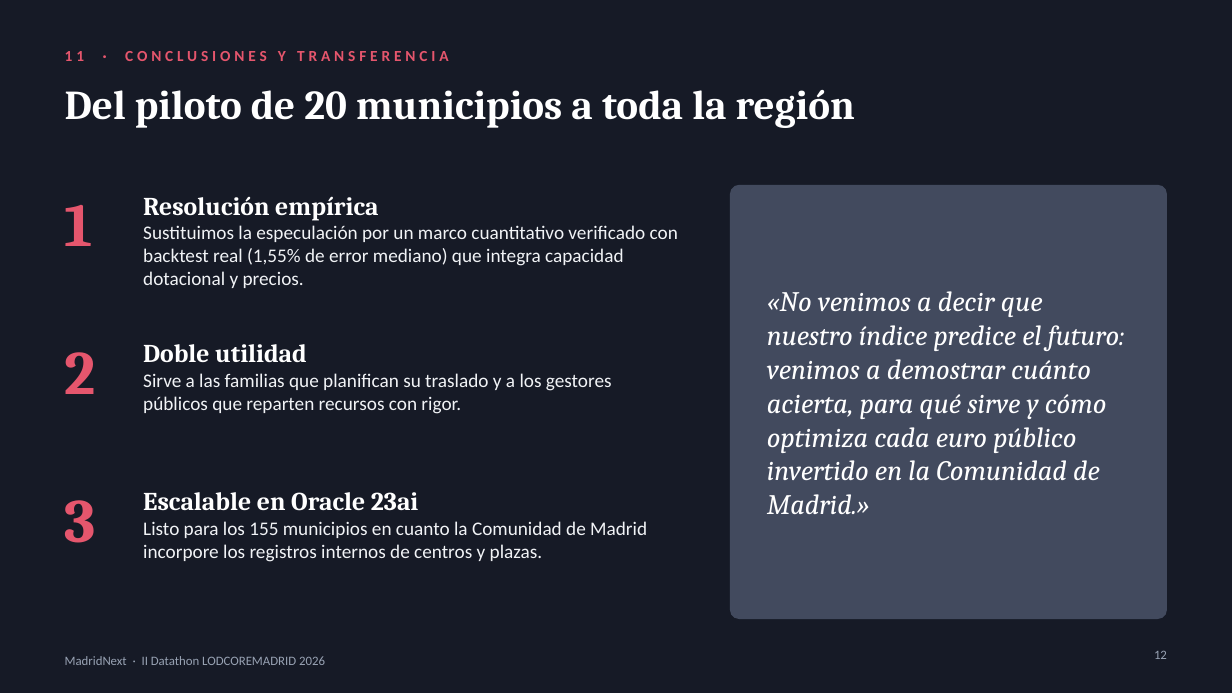
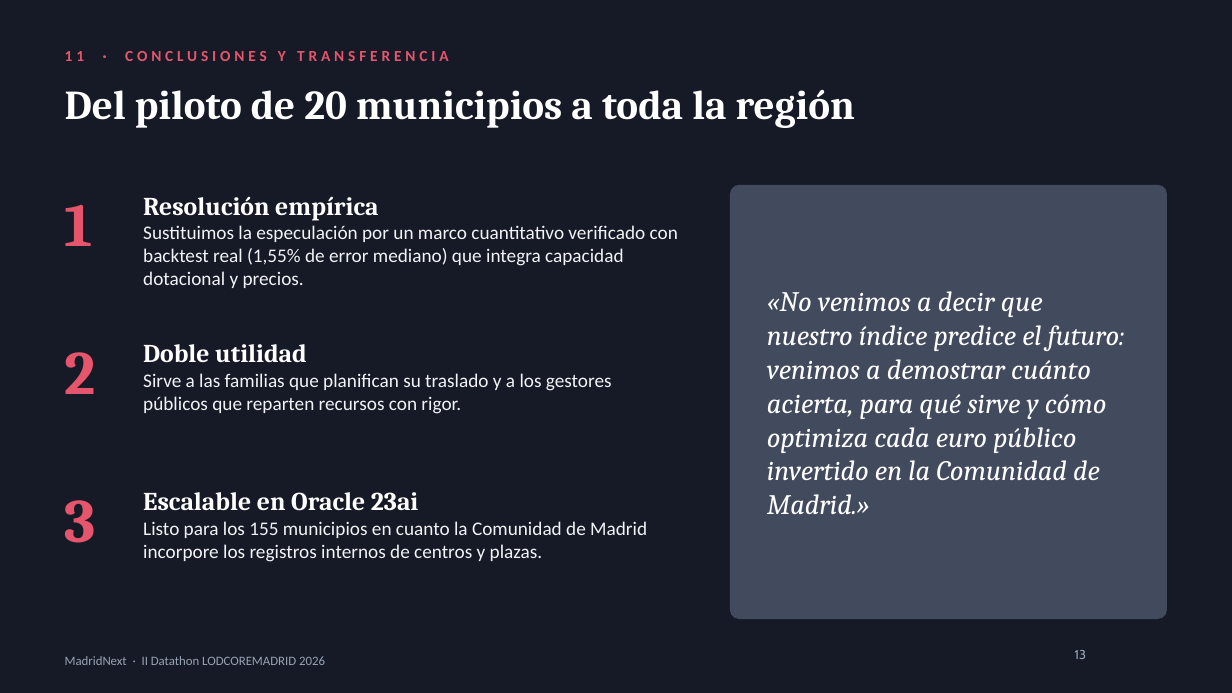
Before and after one commit to AlejandroCuntin/DatathonLodCoreMadrid, a slide deck: slide 13 of presentacion_datathon_oficial.pptx (slide 12 before the commit). Drawn at 1232x693 pixels with LibreOffice and Linux fonts; fonts in the diff are those of the drawing. Boxes give left, top, right and bottom in pixels: in the first picture for what was removed or moved away, otherwise in the second. Text is boxed around its words. In the diff, an @@ line names an element or a change of style, - is before the commit and + after.

```diff
--- a/presentacion_datathon_oficial.pptx
+++ b/presentacion_datathon_oficial.pptx
@@ text at (x1=1075, y1=650, x2=1087, y2=659): text changed; font Calibri to Cabin; text colour #98A2B3 to #94A3B8 @@
-12
+13
```
Also in this commit, not shown: 6 other slides changed, 1 slide added, 1 other file.
